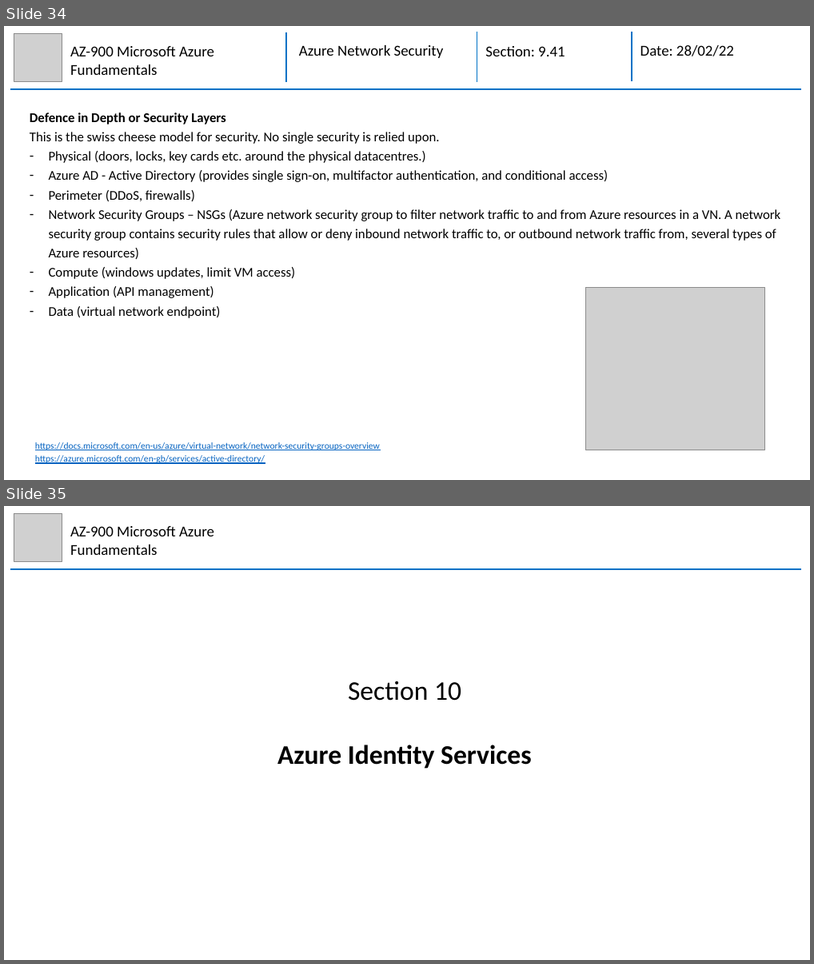
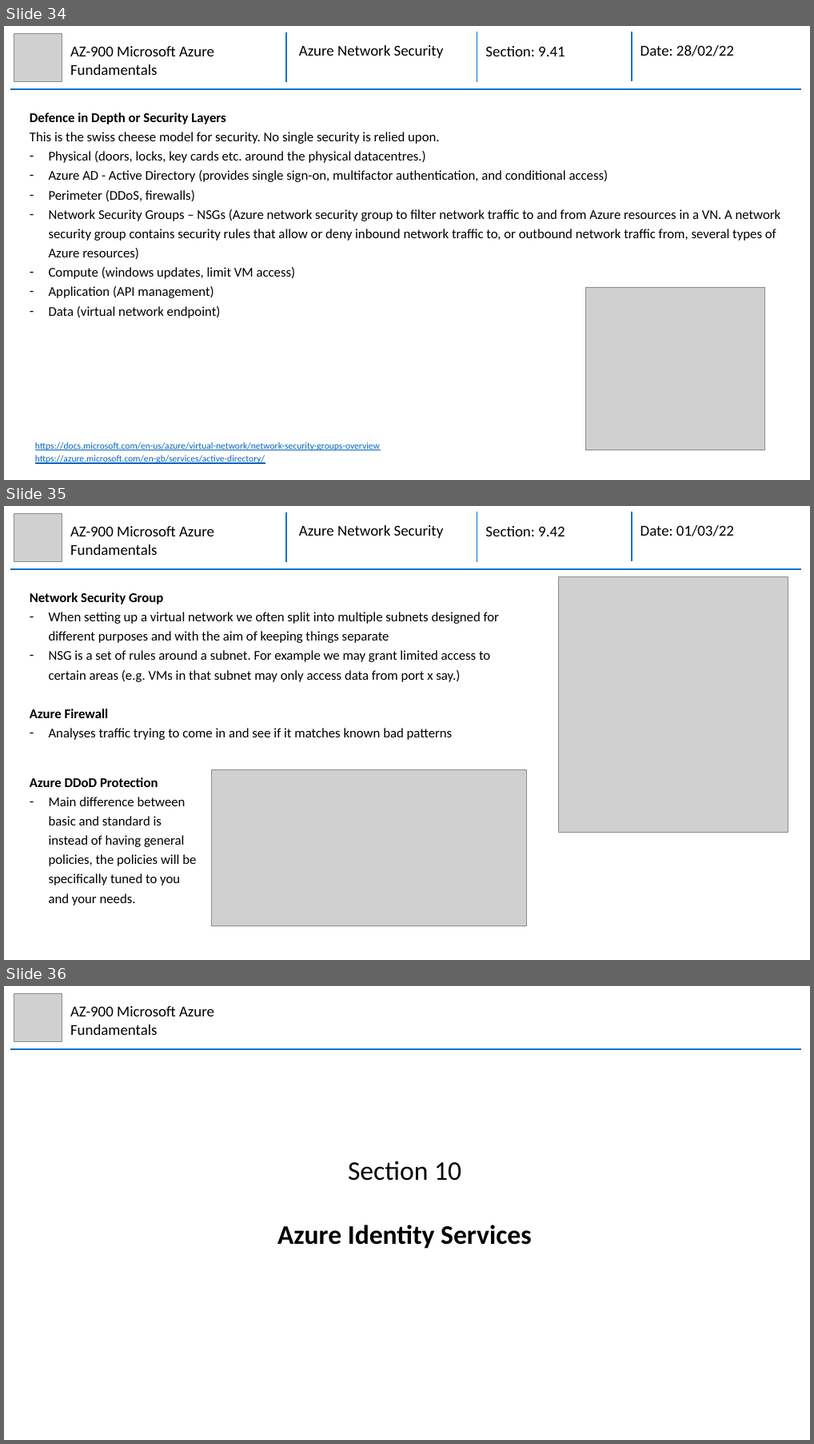
Before and after one commit to mhaythornthwaite/Testing_ML_Algorithms, a slide deck: Azure_AZ-900_Fundamentals/MJH_AZ-900_Azure_Fundamentals_Notes.pptx. Shown one above the other, each under a label of ours: slides 34 and 35 before the commit, slides 34, 35 and 36 after it. The pictures are 814x964 and 814x1444 pixels, drawn with LibreOffice and Linux fonts; fonts in the diff are those of the drawing; grey boxes stand for pictures. Boxes give left, top, right and bottom in pixels: in the first picture for what was removed or moved away, otherwise in the second. Text is boxed around its words. In the diff, an @@ line names an element or a change of style, - is before the commit and + after.

Commit message:
Azure AZ-900 Section 9

```diff
--- a/Azure_AZ-900_Fundamentals/MJH_AZ-900_Azure_Fundamentals_Notes.pptx
+++ b/Azure_AZ-900_Fundamentals/MJH_AZ-900_Azure_Fundamentals_Notes.pptx
@@ slide 35 added at [4, 506, 810, 960], background #FFFFFF @@
@@ picture added at [14, 513, 62, 561] @@
@@ text added at [70, 526, 214, 555], 18 pt, text #000000 @@
+AZ-900 Microsoft Azure Fundamentals
@@ group added at [10, 512, 802, 569]: 4 lines, 3 texts @@
+Azure Network Security
+Section: 9.42
+Date: 01/03/22
@@ picture added at [558, 576, 788, 832] @@
@@ text added at [30, 592, 499, 740], 16 pt, text #000000 @@
+Network Security Group
+– When setting up a virtual network we often split into multiple subnets designed for different purposes and with the aim of keeping things separate
+– NSG is a set of rules around a subnet. For example we may grant limited access to certain areas (e.g. VMs in that subnet may only access data from port x say.)
+Azure Firewall
+– Analyses traffic trying to come in and see if it matches known bad patterns
@@ text added at [30, 777, 196, 905], 16 pt, text #000000 @@
+Azure DDoD Protection
+– Main difference between basic and standard is instead of having general policies, the policies will be specifically tuned to you and your needs.
@@ picture added at [211, 770, 526, 926] @@
@@ what was slide 35 is now slide 36 @@
```
Also in this commit, not shown: 1 other slide added.
